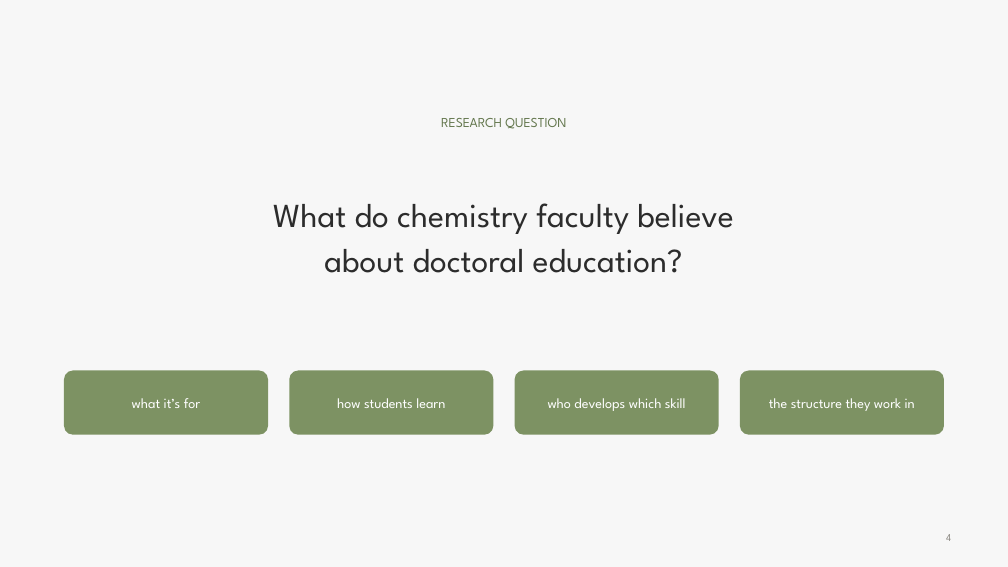
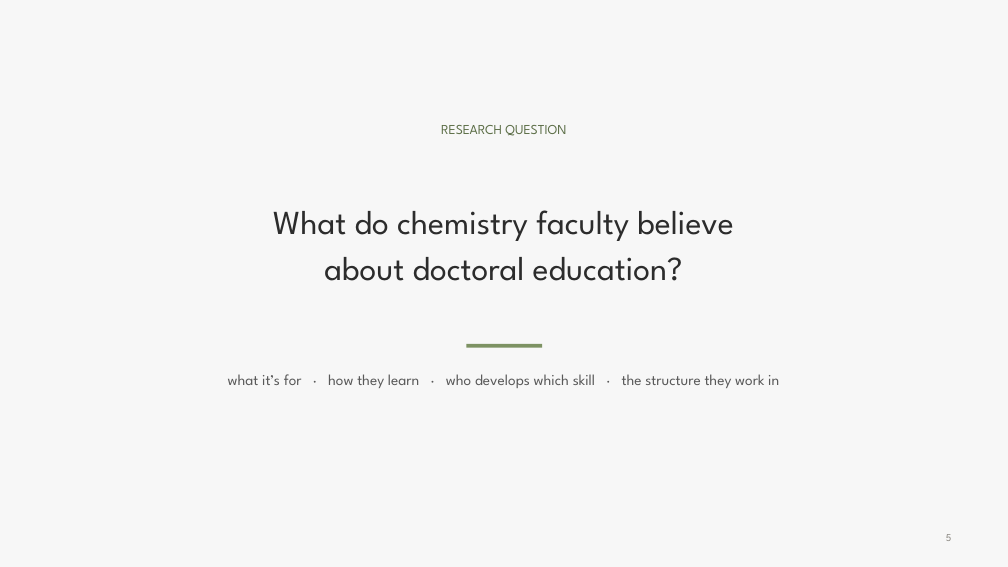
Before and after one commit to 7ahra/resnet_exploration, a slide deck: slide 5 of bcce_2026_faculty_beliefs/BCCE2026_faculty_beliefs.pptx (slide 4 before the commit). Drawn at 1008x567 pixels with LibreOffice and Linux fonts; fonts in the diff are those of the drawing; background and template pictures are left out. Boxes give left, top, right and bottom in pixels: in the first picture for what was removed or moved away, otherwise in the second. Text is boxed around its words. In the diff, an @@ line names an element or a change of style, - is before the commit and + after.

```diff
--- a/bcce_2026_faculty_beliefs/BCCE2026_faculty_beliefs.pptx
+++ b/bcce_2026_faculty_beliefs/BCCE2026_faculty_beliefs.pptx
@@ text "RESEARCH QUESTION" moved from (x1=441, y1=118, x2=566, y2=129) to (x1=441, y1=125, x2=566, y2=136) @@
@@ text "RESEARCH QUESTION" at (x1=441, y1=125, x2=566, y2=136): text colour #64774E to #5C6E47 @@
@@ text "What do chemistry faculty believe" moved from (x1=273, y1=203, x2=733, y2=273) to (x1=273, y1=210, x2=733, y2=281) @@
@@ rectangle added at (x1=467, y1=344, x2=542, y2=348), fill #7D9263 @@
@@ rounded rectangle removed at (x1=64, y1=371, x2=268, y2=435) @@
@@ text "what it’s for · how ..." at (x1=228, y1=374, x2=779, y2=388): vertical alignment middle to top @@
@@ text at (x1=228, y1=374, x2=779, y2=388): text changed; size 13.5 to 14.5 pt; text colour #FFFFFF to #595959 @@
-what it’s for
+what it’s for · how they learn · who develops which skill · the structure they work in
@@ rounded rectangle removed at (x1=290, y1=371, x2=494, y2=435) @@
@@ rounded rectangle removed at (x1=515, y1=371, x2=719, y2=435) @@
@@ rounded rectangle removed at (x1=740, y1=371, x2=944, y2=435) @@
@@ text removed at (x1=337, y1=398, x2=445, y2=408) @@
-how students learn
@@ text removed at (x1=548, y1=398, x2=686, y2=411) @@
-who develops which skill
@@ text removed at (x1=769, y1=398, x2=915, y2=411) @@
-the structure they work in
```
Also in this commit, not shown: 9 other slides changed, 5 slides added, 6 slides removed, 3 other files.
